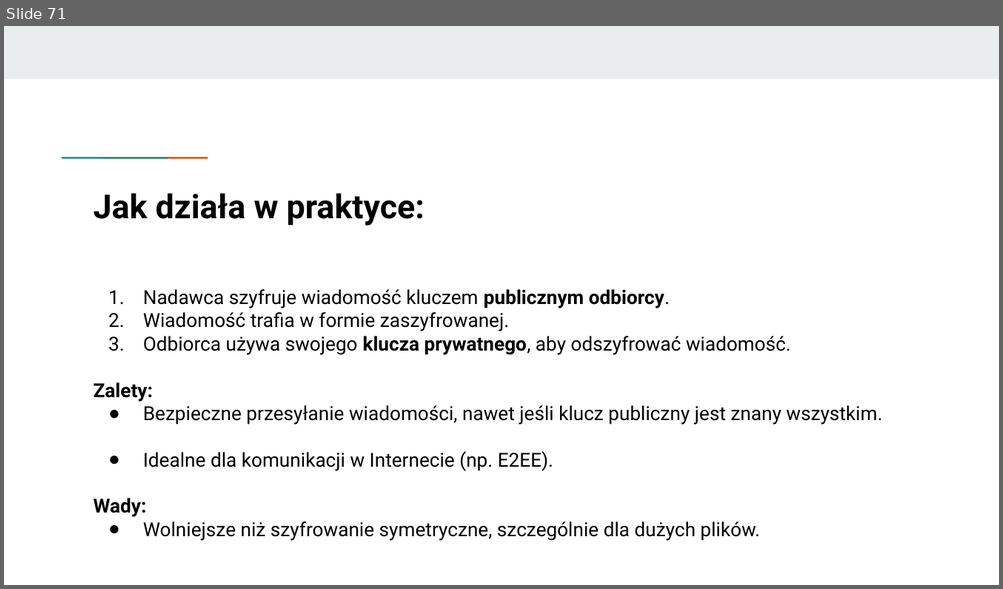
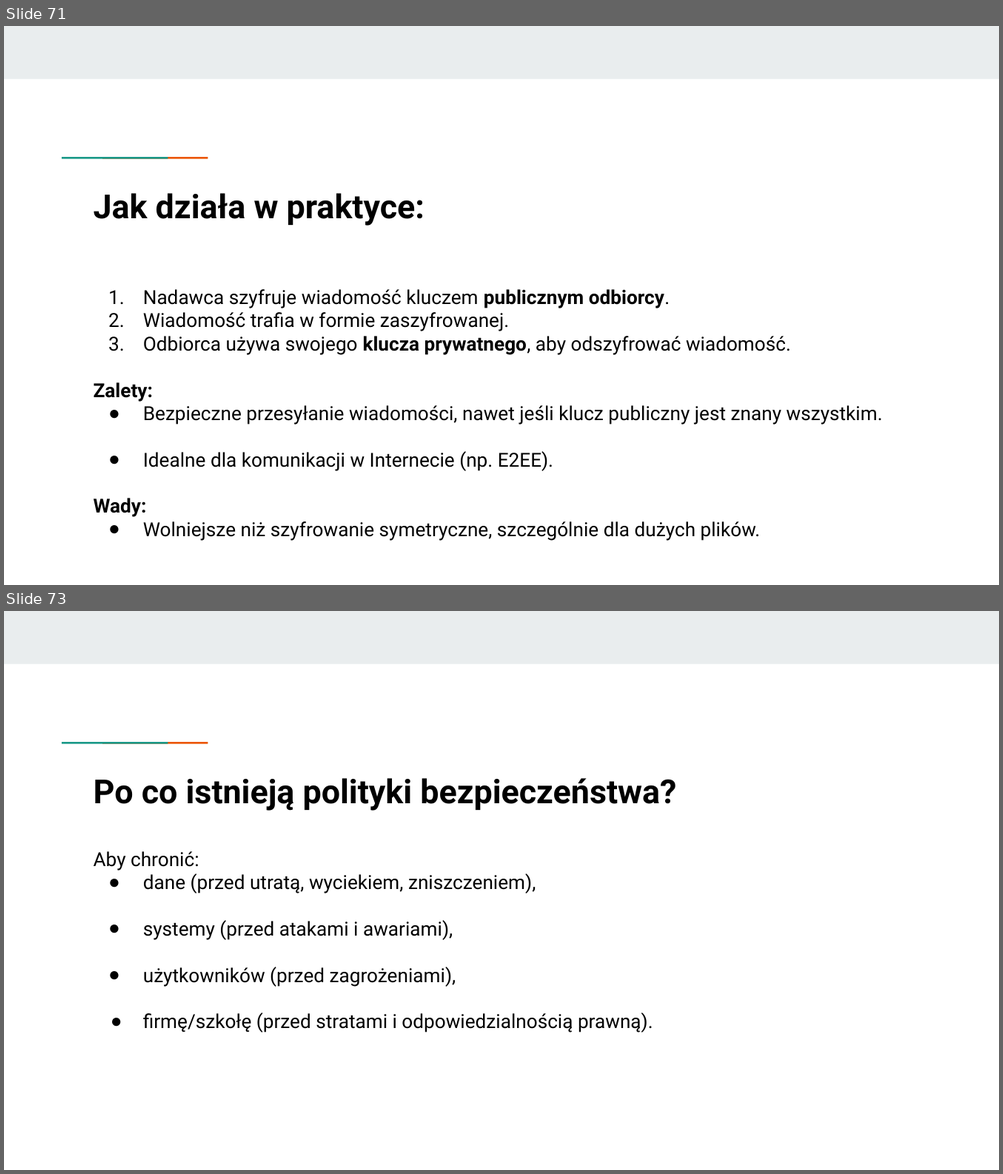
Before and after one commit to KasiaKasia/PRZEDMIOTY, a slide deck: ZASTOSOWANIE_INFORMATYKI/1A-gr_2/Zastosowanie informatyki - 1A gr. 2-plik2.pptx. Shown one above the other, each under a label of ours: slide 71 before the commit, slides 71 and 73 after it; the slides between them are not shown. The pictures are 1003x589 and 1003x1174 pixels, drawn with LibreOffice and Linux fonts; fonts in the diff are those of the drawing. Boxes give left, top, right and bottom in pixels: in the first picture for what was removed or moved away, otherwise in the second. Text is boxed around its words. In the diff, an @@ line names an element or a change of style, - is before the commit and + after.

```diff
--- a/ZASTOSOWANIE_INFORMATYKI/1A-gr_2/Zastosowanie informatyki - 1A gr. 2-plik2.pptx
+++ b/ZASTOSOWANIE_INFORMATYKI/1A-gr_2/Zastosowanie informatyki - 1A gr. 2-plik2.pptx
@@ slide 73 added at (4, 611, 999, 1170), background #FFFFFF; not listed: 3 template elements that a slide beside it also shows @@
@@ title added at (94, 778, 676, 811), 24 pt, text #000000, bold @@
+Po co istnieją polityki bezpieczeństwa?
@@ text added at (94, 851, 653, 1033), 14 pt, text #000000 @@
+Aby chronić:
+● dane (przed utratą, wyciekiem, zniszczeniem),
+● systemy (przed atakami i awariami),
+● użytkowników (przed zagrożeniami),
+● firmę/szkołę (przed stratami i odpowiedzialnością prawną).
```
Also in this commit, not shown: 7 other slides added, 1 other file.
